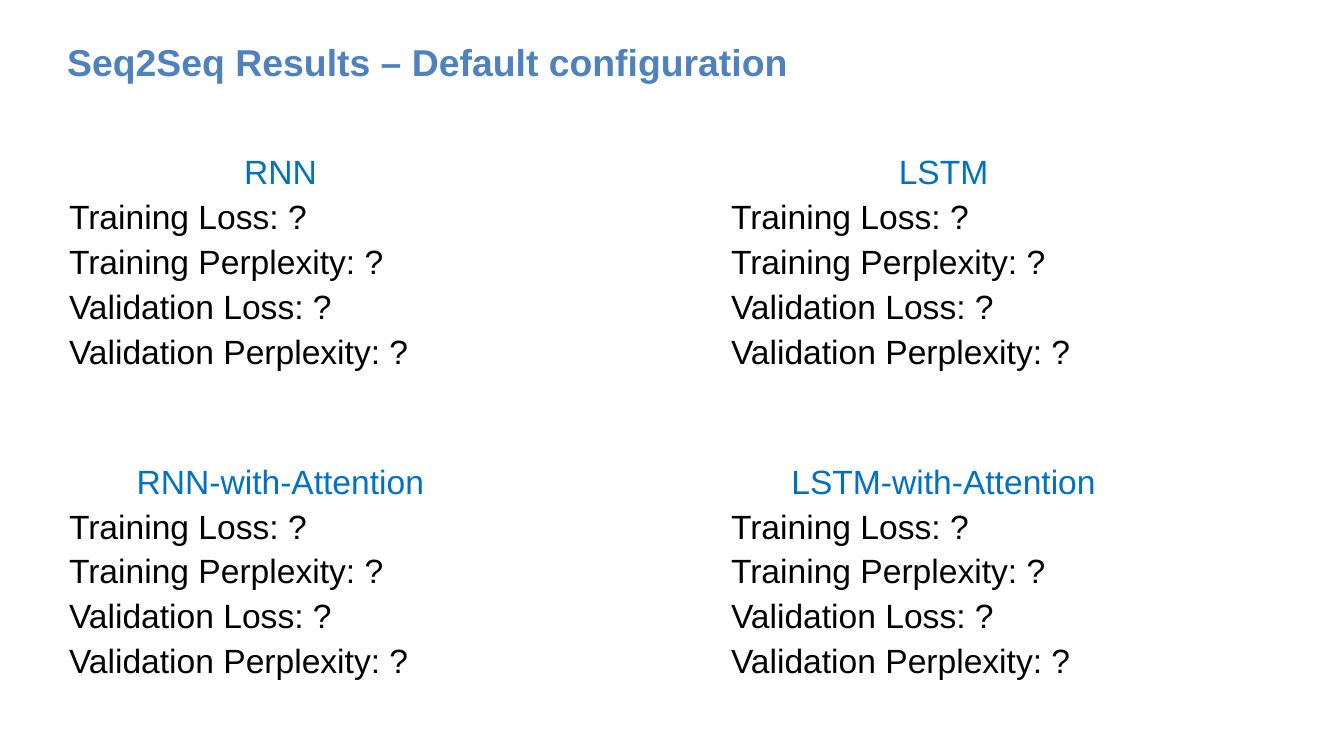
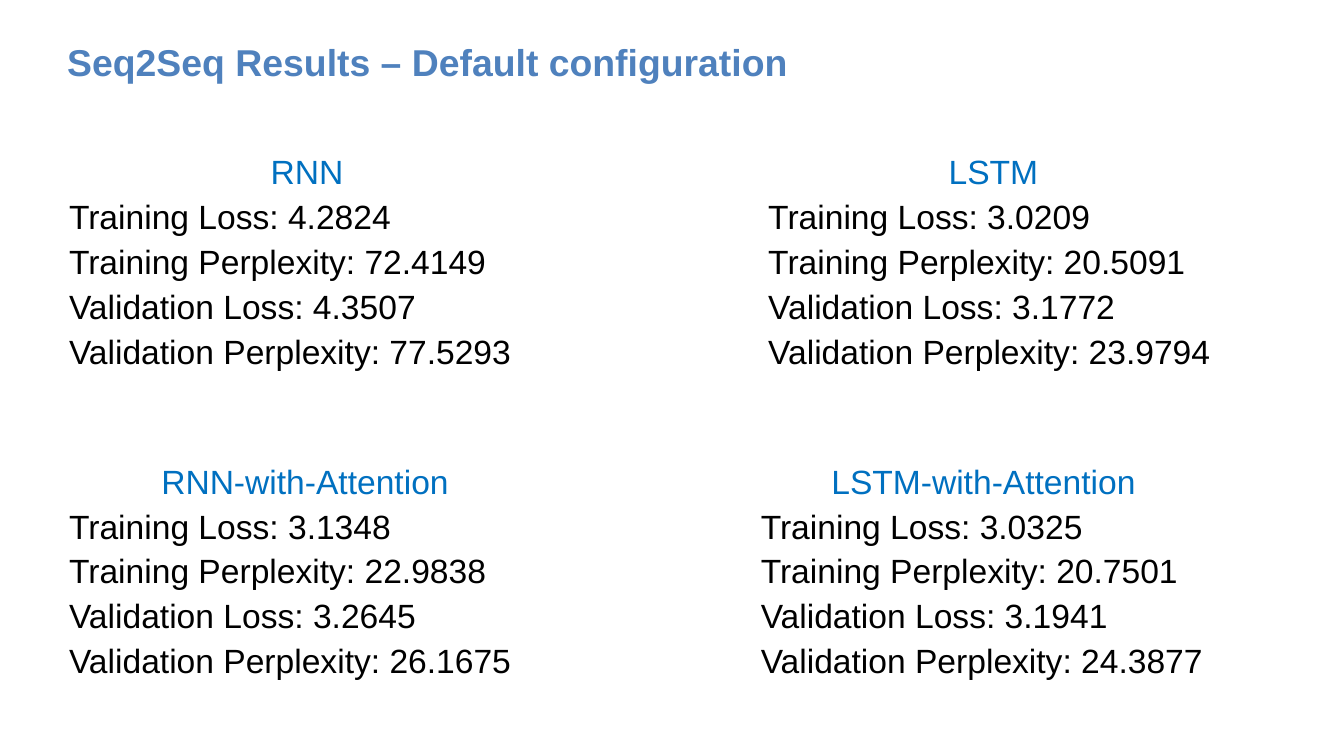
Before and after one commit to mccarvik/georgia_tech, a slide deck: slide 2 of deep_learning/4_assign/assignment4_fall24/assignment4-template - McCarville.pptx. Drawn at 1344x756 pixels with LibreOffice and Linux fonts; fonts in the diff are those of the drawing. Boxes give left, top, right and bottom in pixels: in the first picture for what was removed or moved away, otherwise in the second. Text is boxed around its words. In the diff, an @@ line names an element or a change of style, - is before the commit and + after.

```diff
--- a/deep_learning/4_assign/assignment4_fall24/assignment4-template - McCarville.pptx
+++ b/deep_learning/4_assign/assignment4_fall24/assignment4-template - McCarville.pptx
@@ text "LSTM" moved from (x1=731, y1=160, x2=1042, y2=370) to (x1=768, y1=160, x2=1210, y2=370) @@
@@ text at (x1=69, y1=204, x2=510, y2=370): text changed @@
-Training Loss: ?
-Training Perplexity: ?
-Validation Loss: ?
-Validation Perplexity: ?
+Training Loss: 4.2824
+Training Perplexity: 72.4149
+Validation Loss: 4.3507
+Validation Perplexity: 77.5293
@@ text at (x1=768, y1=204, x2=1210, y2=370): text changed @@
-Training Loss: ?
-Training Perplexity: ?
-Validation Loss: ?
-Validation Perplexity: ?
+Training Loss: 3.0209
+Training Perplexity: 20.5091
+Validation Loss: 3.1772
+Validation Perplexity: 23.9794
@@ text "LSTM-with-Attention" moved from (x1=731, y1=469, x2=1095, y2=679) to (x1=761, y1=469, x2=1202, y2=679) @@
@@ text at (x1=69, y1=514, x2=511, y2=679): text changed @@
-Training Loss: ?
-Training Perplexity: ?
-Validation Loss: ?
-Validation Perplexity: ?
+Training Loss: 3.1348
+Training Perplexity: 22.9838
+Validation Loss: 3.2645
+Validation Perplexity: 26.1675
@@ text at (x1=761, y1=514, x2=1202, y2=679): text changed @@
-Training Loss: ?
-Training Perplexity: ?
-Validation Loss: ?
-Validation Perplexity: ?
+Training Loss: 3.0325
+Training Perplexity: 20.7501
+Validation Loss: 3.1941
+Validation Perplexity: 24.3877
```
Also in this commit, not shown: 14 other slides changed, 4 slides added, 1 slide removed, 15 other files.
